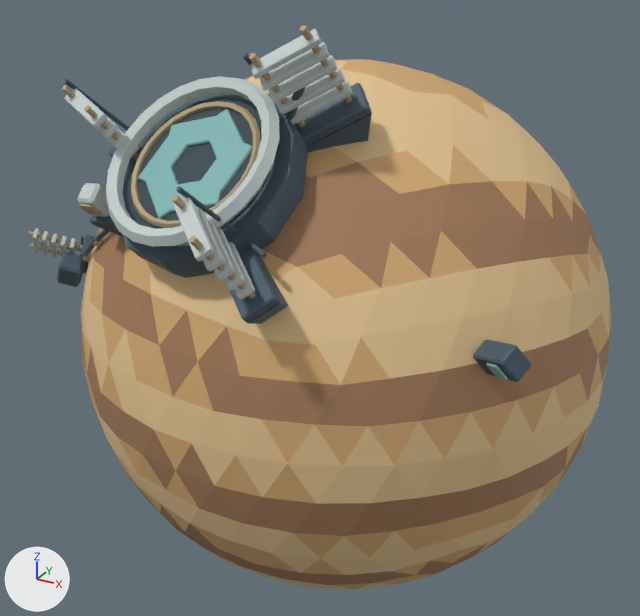
Before and after pictures for a commit that changed the glTF model apps/web/public/assets/blender/v1/s9/Venus.glb.
Both versions are drawn from a 50 mm camera at (1.189, -2.319, 1.194) aimed at (-0.038, -0.089, 0.079). The lights are fixed; the arrows at lower left show +X, +Y and +Z. The first picture is the older version. Where no turn or scale is listed for an object, it has been applied to the vertices. Vertices at exactly the same position are counted once.

The older version as bpy lines, for what is in view:
```python
ob_s9_venus___modeled_surfaces = bpy.data.objects.new('S9_Venus • modeled surfaces', me_s9_venus_faceted_planetary_body_mesh_001)
ob_s9_venus___modeled_surfaces.location = (0.0, 0.0, 0.0)
```
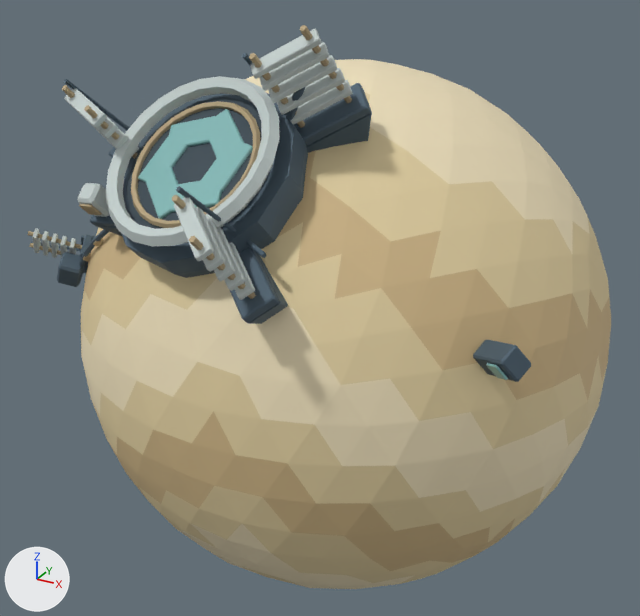
What differs and where, as boxes [x1, y1, x2, y2] in the pictures (640 x 616 px):
'S9_Venus • modeled surfaces', recoloured, surface changed (brown to beige)
    both: [81, 58, 610, 589]
part 1 of me_s9_venus_faceted_planetary_body_mesh_001, recoloured
    both: [89, 151, 610, 563]
part 2 of me_s9_venus_faceted_planetary_body_mesh_001, recoloured
    both: [81, 59, 598, 589]
part 3 of me_s9_venus_faceted_planetary_body_mesh_001, recoloured
    both: [81, 162, 600, 583]
part 4 of me_s9_venus_faceted_planetary_body_mesh_001, recoloured
    both: [81, 182, 590, 585]
part 5 of me_s9_venus_faceted_planetary_body_mesh_001, recoloured
    both: [82, 93, 606, 588]
part 6 of me_s9_venus_faceted_planetary_body_mesh_001, recoloured
    both: [81, 256, 609, 571]

The change, as a list of edits to the scene's bpy script:
```text
Change mat_janus_s9_venus_terrain:
    mat_janus_s9_venus_terrain.base_color: (0.672, 0.418, 0.178) -> (0.776, 0.644, 0.371)  # beige #d6ad75 -> beige #e4d2a4
Change mat_janus_s9_venus_terrain_dark:
    mat_janus_s9_venus_terrain_dark.base_color: (0.381, 0.209, 0.107) -> (0.644, 0.485, 0.254)  # brown #a67e5c -> beige #d2b98a
Change mat_janus_s9_venus_terrain_light:
    mat_janus_s9_venus_terrain_light.base_color: (0.791, 0.571, 0.296) -> (0.88, 0.768, 0.521)  # beige #e6c794 -> beige #f1e3bf
Change me_s9_venus_faceted_planetary_body_mesh_001:
    where me_s9_venus_faceted_planetary_body_mesh_001.from_pydata(...)  # 2596 vertices, 4956 faces; spans x -0.85..0.82, y -0.97..0.82, z -0.82..0.98
    used by ob_s9_venus___modeled_surfaces
    me_s9_venus_faceted_planetary_body_mesh_001 part 1: 72 faces spanning x -0.82..0.81, y -0.82..0.79, z -0.82..0.7 switch from mat_janus_s9_venus_terrain (beige #d6ad75) to mat_janus_s9_venus_terrain_dark (beige #d2b98a)
    me_s9_venus_faceted_planetary_body_mesh_001 part 2: 138 faces spanning x -0.79..0.81, y -0.81..0.82, z -0.8..0.82 switch from mat_janus_s9_venus_terrain (beige #d6ad75) to mat_janus_s9_venus_terrain_light (beige #f1e3bf)
    me_s9_venus_faceted_planetary_body_mesh_001 part 3: 161 faces spanning x -0.69..0.74, y -0.81..0.81, z -0.82..0.73 switch from mat_janus_s9_venus_terrain_dark (brown #a67e5c) to mat_janus_s9_venus_terrain (beige #e4d2a4)
    me_s9_venus_faceted_planetary_body_mesh_001 part 4: 148 faces spanning x -0.79..0.81, y -0.81..0.82, z -0.8..0.75 switch from mat_janus_s9_venus_terrain_dark (brown #a67e5c) to mat_janus_s9_venus_terrain_light (beige #f1e3bf)
    me_s9_venus_faceted_planetary_body_mesh_001 part 5: 215 faces spanning x -0.82..0.82, y -0.82..0.81, z -0.81..0.79 switch from mat_janus_s9_venus_terrain_light (beige #e6c794) to mat_janus_s9_venus_terrain (beige #e4d2a4)
    me_s9_venus_faceted_planetary_body_mesh_001 part 6: 101 faces spanning x -0.82..0.81, y -0.82..0.79, z -0.6..0.52 switch from mat_janus_s9_venus_terrain_light (beige #e6c794) to mat_janus_s9_venus_terrain_dark (beige #d2b98a)
```
